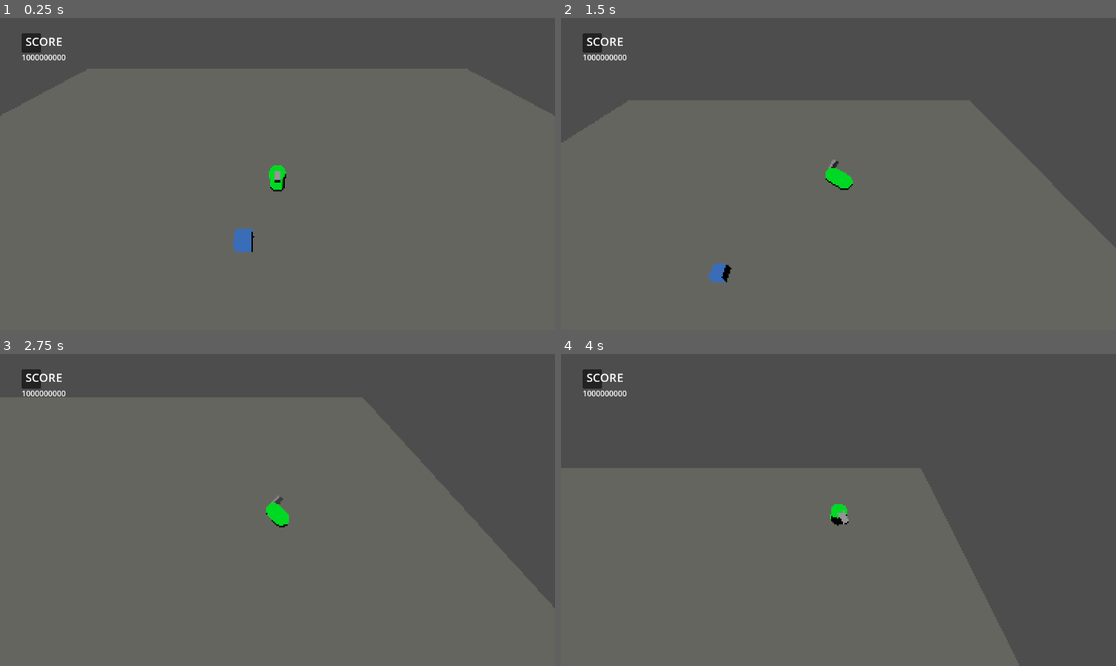
Above: before the commit, frames 1-4 (two rows, left to right).
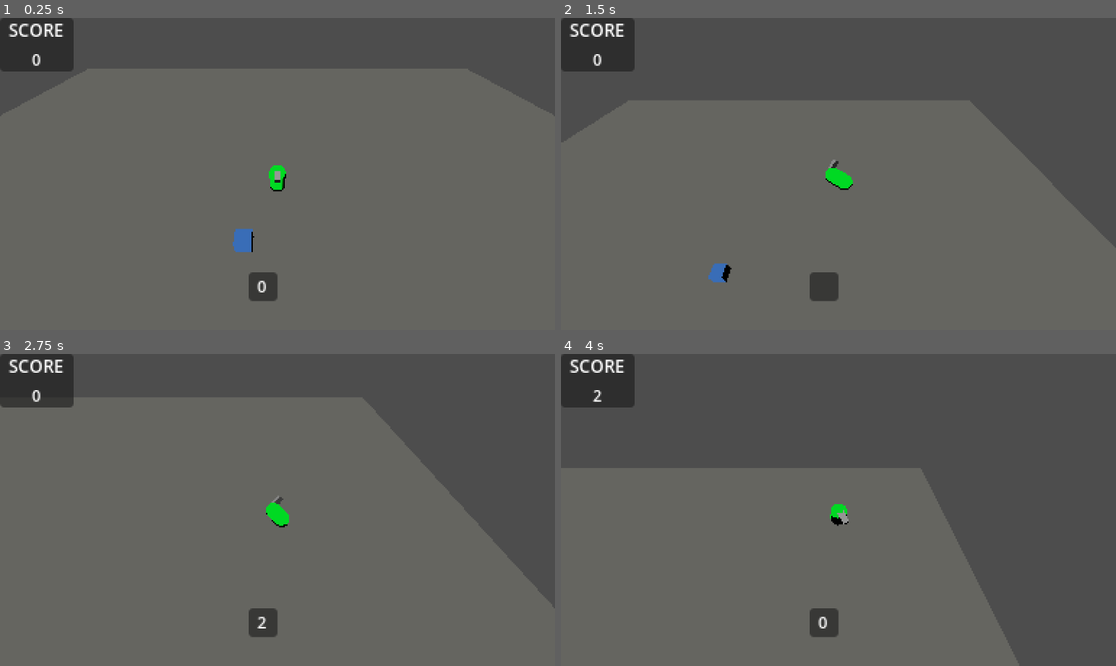
Above: after the commit, the same moments.

Repository: nschwei/PondScum
Game: Godot game, scene res://Scenes/GreyBox.tscn
Two runs of this game, one before a commit and one after it. Both use one fixed random seed, a clock stepped at 60 frames per second and the inputs below.
Inputs (mouse positions are in pixels of both pictures, inside the frame that each line leads up to):
- Up to frame 1 (0.25 s): no input
- Up to frame 2 (1.5 s): move the mouse to (960, 158) at 0.52 s; press the mouse at (960, 158) at 0.53 s; hold D (move_right) 0.53-1.28 s; tap Space (jump) at 0.77 s; move the mouse to (727, 189) at 1.27 s; release the mouse at (727, 189) at 1.28 s; hold S (move_back) from 1.28 s (still down); click (727, 189) at 1.35 s
- Up to frame 3 (2.75 s): tap Space (jump) at 1.52 s; move the mouse to (333, 441) at 2.02 s; release S (move_back) at 2.03 s; press the mouse at (333, 441) at 2.03 s; hold D (move_right) from 2.03 s (still down)
- Up to frame 4 (4 s): move the mouse to (810, 572) at 2.77 s; release D (move_right) at 2.78 s; release the mouse at (810, 572) at 2.78 s; hold W (move_forward) 2.78-3.53 s; click (810, 572) at 2.85 s; tap Space (jump) at 3.02, 3.77 s; move the mouse to (1005, 556) at 3.52 s; press the mouse at (1005, 556) at 3.53 s; hold A (move_left) from 3.53 s (still down)

The runs differ from the first frame. In frame 1, 2.5% of the frame differs, in the area x 0-50%, y 0-91%; in frame 2, 2.5%; in frame 3, 2.5%; in frame 4, 2.5%.

Commit message:
Added trick and total score tracking with landing multi

Diff:
--- /dev/null
+++ b/Scenes/CanvasLayer.gd
@@ -0,0 +1,28 @@
+extends CanvasLayer
+
+
+# Called when the node enters the scene tree for the first time.
+func _ready():
+	pass # Replace with function body.
+
+
+# Called every frame. 'delta' is the elapsed time since the previous frame.
+func _process(delta):
+	pass
+
+
+func _on_player_score_points(points, bonus_string):
+	# Add to the total score with the new trick score
+	var new_score = int($TotalScorePanel/MarginContainer/VBoxContainer/TotalScore.text)
+	new_score += points
+	$TotalScorePanel/MarginContainer/VBoxContainer/TotalScore.text = str(new_score)
+	# Add text for the landing upright multiplayer if it landed
+	$CurrentScorePanel/MarginContainer/CurrentScore.text += bonus_string
+	# Wait and then clear trick
+	await get_tree().create_timer(1.0).timeout
+	$CurrentScorePanel/MarginContainer/CurrentScore.text = ""
+
+
+func _on_player_trick_score(points):
+	# Show the current score for the ongoing trick
+	$CurrentScorePanel/MarginContainer/CurrentScore.text = str(points)
--- a/Scenes/GreyBox.tscn
+++ b/Scenes/GreyBox.tscn
@@ -6,6 +6,7 @@
 [ext_resource type="PackedScene" uid="uid://bq8s650jq4518" path="res://EnvironObj/GreyBoxWall.tscn" id="2_50knn"]
 [ext_resource type="PackedScene" uid="uid://dkw6i4na6714r" path="res://PlayerObj/Player.tscn" id="3_aeydj"]
 [ext_resource type="Material" uid="uid://cmwx3qnv1o0sv" path="res://Materials/pixel_shader_mat.tres" id="6_0ophq"]
+[ext_resource type="Script" path="res://Scenes/CanvasLayer.gd" id="7_ykbr5"]
 
 [sub_resource type="BoxMesh" id="BoxMesh_hqrv5"]
 
@@ -63,32 +64,57 @@
 extra_cull_margin = 16384.0
 mesh = SubResource("QuadMesh_dpoee")
 
-[node name="CanvasLayer" type="CanvasLayer" parent="."]
+[node name="CanvasLayer" type="CanvasLayer" parent="PixelView/SubViewport"]
+script = ExtResource("7_ykbr5")
 
-[node name="PanelContainer" type="PanelContainer" parent="CanvasLayer"]
-offset_left = 45.0
-offset_top = 32.0
-offset_right = 85.0
-offset_bottom = 72.0
+[node name="TotalScorePanel" type="PanelContainer" parent="PixelView/SubViewport/CanvasLayer"]
+offset_right = 39.0
+offset_bottom = 37.0
 
-[node name="TotalScorePanel" type="Panel" parent="CanvasLayer/PanelContainer"]
+[node name="MarginContainer" type="MarginContainer" parent="PixelView/SubViewport/CanvasLayer/TotalScorePanel"]
+layout_mode = 2
+theme_override_constants/margin_left = 6
+theme_override_constants/margin_right = 6
+
+[node name="VBoxContainer" type="VBoxContainer" parent="PixelView/SubViewport/CanvasLayer/TotalScorePanel/MarginContainer"]
 layout_mode = 2
 
-[node name="VBoxContainer" type="VBoxContainer" parent="CanvasLayer/PanelContainer/TotalScorePanel"]
-layout_mode = 0
-offset_right = 40.0
-offset_bottom = 40.0
-
-[node name="ScoreTitle" type="Label" parent="CanvasLayer/PanelContainer/TotalScorePanel/VBoxContainer"]
+[node name="ScoreTitle" type="Label" parent="PixelView/SubViewport/CanvasLayer/TotalScorePanel/MarginContainer/VBoxContainer"]
 layout_mode = 2
-theme_override_font_sizes/font_size = 24
+theme_override_font_sizes/font_size = 12
 text = "SCORE
 "
 horizontal_alignment = 1
 vertical_alignment = 1
 
-[node name="TotalScore" type="Label" parent="CanvasLayer/PanelContainer/TotalScorePanel/VBoxContainer"]
+[node name="TotalScore" type="Label" parent="PixelView/SubViewport/CanvasLayer/TotalScorePanel/MarginContainer/VBoxContainer"]
 layout_mode = 2
-text = "1000000000"
+theme_override_font_sizes/font_size = 11
+text = "0
+"
 horizontal_alignment = 1
 vertical_alignment = 1
+
+[node name="CurrentScorePanel" type="PanelContainer" parent="PixelView/SubViewport/CanvasLayer"]
+anchors_preset = 7
+anchor_left = 0.5
+anchor_top = 1.0
+anchor_right = 0.5
+anchor_bottom = 1.0
+offset_left = -20.0
+offset_top = -40.0
+offset_bottom = -20.0
+grow_horizontal = 2
+grow_vertical = 0
+
+[node name="MarginContainer" type="MarginContainer" parent="PixelView/SubViewport/CanvasLayer/CurrentScorePanel"]
+layout_mode = 2
+
+[node name="CurrentScore" type="Label" parent="PixelView/SubViewport/CanvasLayer/CurrentScorePanel/MarginContainer"]
+layout_mode = 2
+theme_override_font_sizes/font_size = 11
+horizontal_alignment = 1
+vertical_alignment = 1
+
+[connection signal="score_points" from="PixelView/SubViewport/Level/Player" to="PixelView/SubViewport/CanvasLayer" method="_on_player_score_points"]
+[connection signal="trick_score" from="PixelView/SubViewport/Level/Player" to="PixelView/SubViewport/CanvasLayer" method="_on_player_trick_score"]
--- a/Scripts/player.gd
+++ b/Scripts/player.gd
@@ -1,6 +1,7 @@
 extends CharacterBody3D
 
-signal score_points(points)
+signal score_points(points, bonus_string)
+signal trick_score(points)
 
 @export_subgroup("Components")
 @export var view: Node3D
@@ -24,6 +25,8 @@
 
 var trick_points = 0
 var total_points = 0
+
+var bonus_string = ""
 
 ### refs to things ###
 @onready var model = $PlayerMesh
@@ -130,10 +133,13 @@
 		rot_track_y = 0
 		print('full side flip')
 
+	trick_score.emit(trick_points)
+
 func gain_points():
-	score_points.emit(trick_points)
+	score_points.emit(trick_points, bonus_string)
 	print(trick_points)
 	trick_points = 0
+	bonus_string = ""
 
 ##################################################
 # Gravity
@@ -160,6 +166,7 @@
 	if xy_rot.length() < 0.6:
 		print("landed upright")
 		trick_points *= 2
+		bonus_string = " x 2"
 	# apply points
 	gain_points()
 
Not shown: 1 places in Scenes/GreyBox.tscn that only renumber resources
